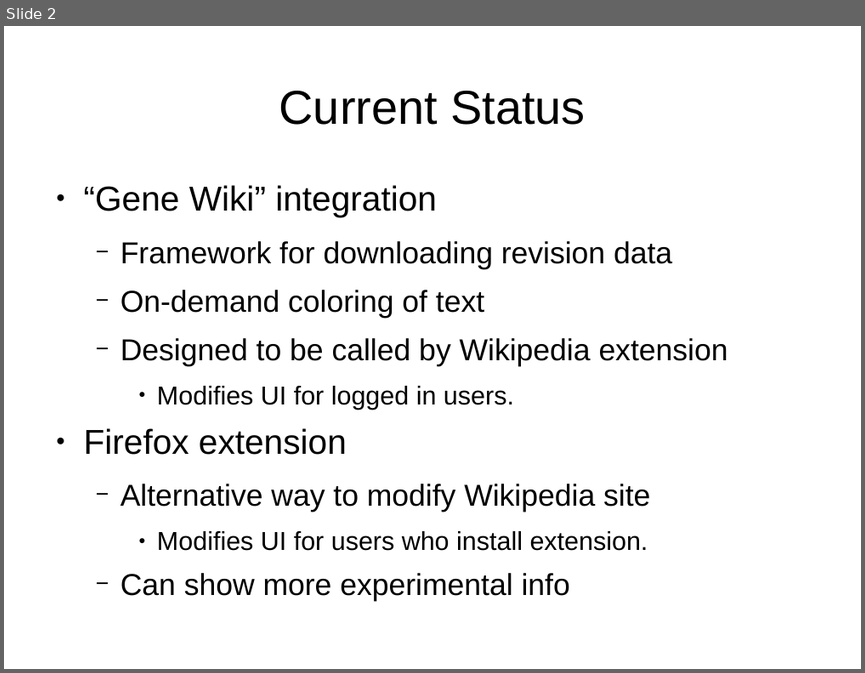
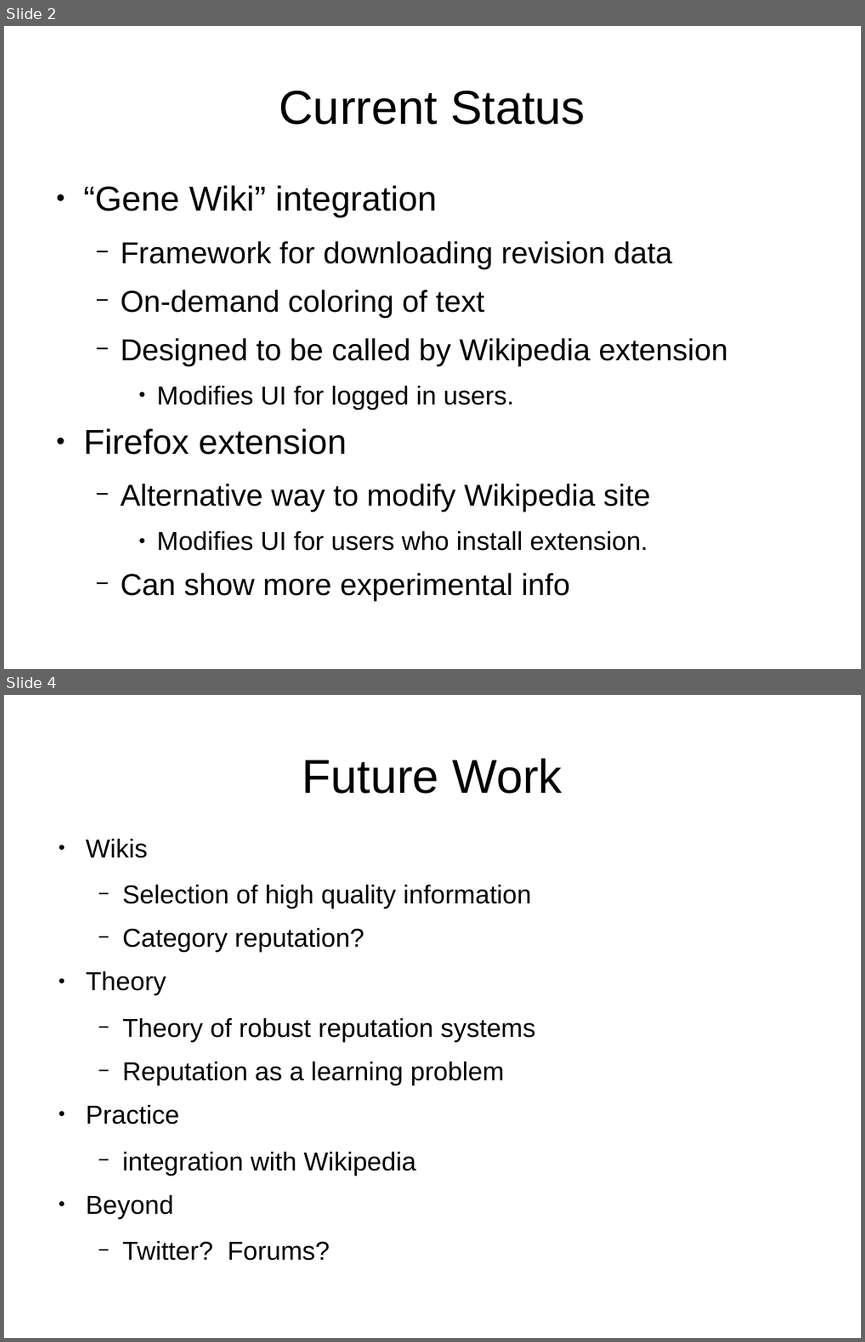
Before and after one commit to thumper/Thesis, a slide deck: presentations/200904-ISSDM Mentor Meeting.odp. Shown one above the other, each under a label of ours: slide 2 before the commit, slides 2 and 4 after it; the slides between them are not shown. The pictures are 865x673 and 865x1342 pixels, drawn with LibreOffice and Linux fonts; fonts in the diff are those of the drawing. Boxes give left, top, right and bottom in pixels: in the first picture for what was removed or moved away, otherwise in the second. Text is boxed around its words. In the diff, an @@ line names an element or a change of style, - is before the commit and + after.

```diff
--- a/presentations/200904-ISSDM Mentor Meeting.odp
+++ b/presentations/200904-ISSDM Mentor Meeting.odp
@@ slide 4 added at [4, 695, 861, 1338], background #FFFFFF @@
@@ title added at [302, 758, 562, 794], 44 pt, text #000000 @@
+Future Work
@@ text added at [86, 839, 536, 1260], 24 pt, text #000000 @@
+● Wikis
+  − Selection of high quality information
+  − Category reputation?
+● Theory
+  − Theory of robust reputation systems
+  − Reputation as a learning problem
+● Practice
+  − integration with Wikipedia
+● Beyond
+  − Twitter? Forums?
```
Also in this commit, not shown: 1 other slide added, 1 slide removed.
